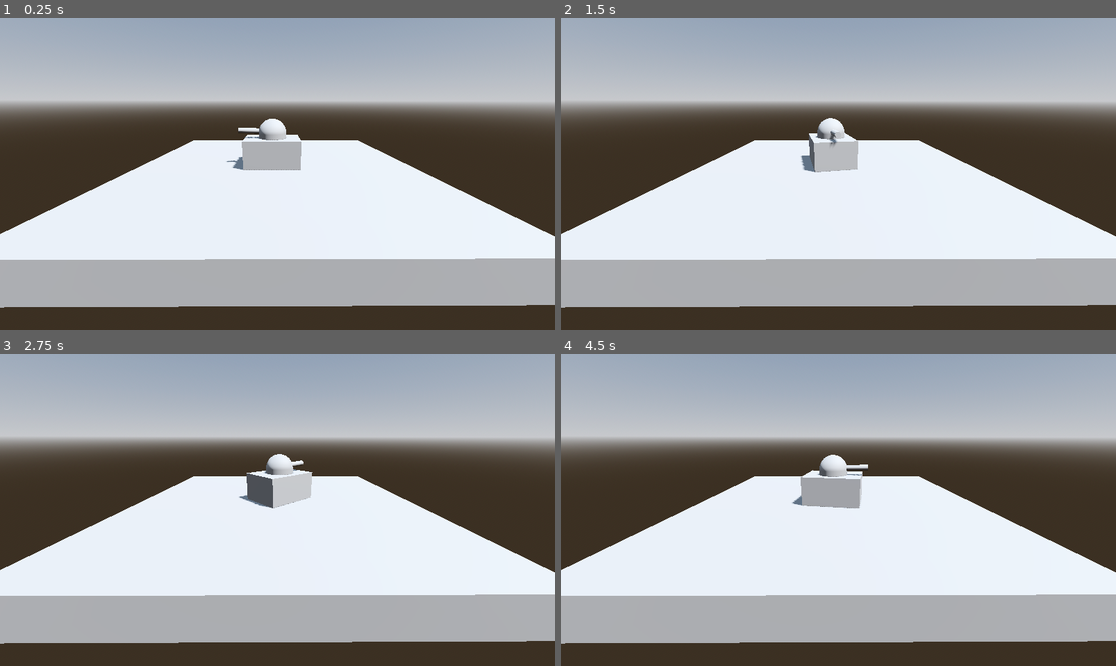
Above: before the commit, frames 1-4 (two rows, left to right).
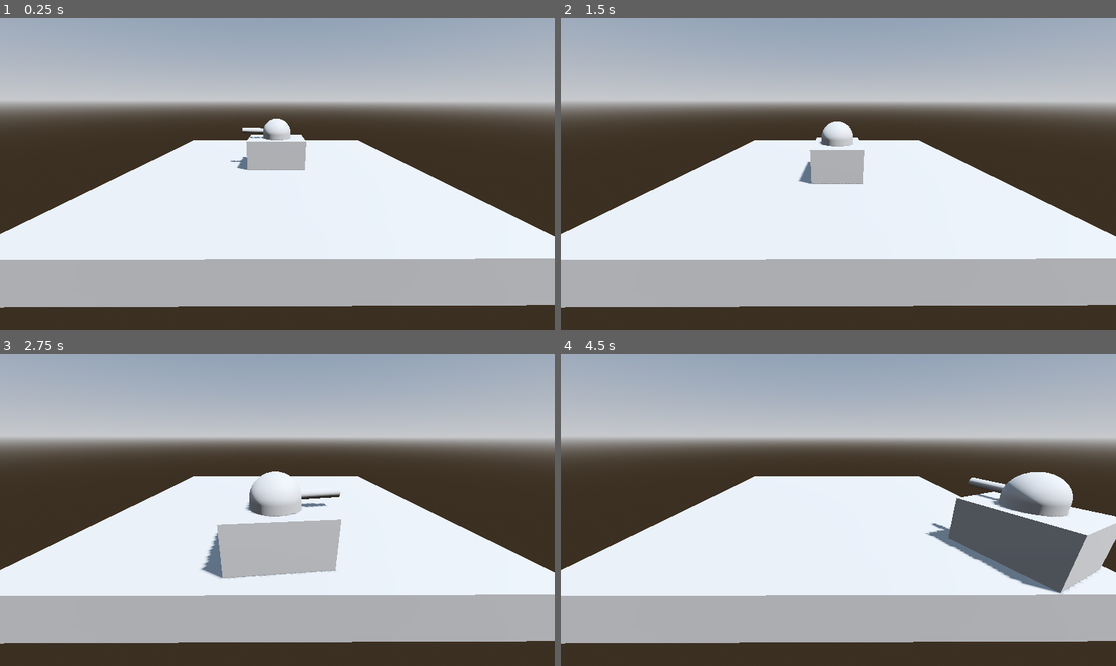
Above: after the commit, the same moments.

Repository: MrBocch/godot_tanks
Game: Godot game, scene res://level.tscn
Two runs of this game, one before a commit and one after it. Both use one fixed random seed, a clock stepped at 60 frames per second and the inputs below. The project has no main scene, so this scene is started directly.
Inputs:
- Up to frame 1 (0.25 s): no input
- Up to frame 2 (1.5 s): hold Right (ui_right) 0.53-1.28 s; hold Down (ui_down) from 1.28 s (still down)
- Up to frame 3 (2.75 s): release Down (ui_down) at 2.03 s; hold Right (ui_right) from 2.03 s (still down)
- Up to frame 4 (4.5 s): release Right (ui_right) at 2.78 s; hold Up (ui_up) 2.78-3.53 s; hold Left (ui_left) from 3.53 s (still down)

The runs differ from the first frame. In frame 1, 0.4% of the frame differs, in the area x 40-56%, y 32-49%; in frame 2, 1.1%; in frame 3, 5.6%; in frame 4, 9.5%, in the area x 41-100%, y 32-77%.

Commit message:
tank movement code done

Diff:
--- a/level.tscn
+++ b/level.tscn
@@ -22,6 +22,7 @@
 size = Vector3(10, 1, 10)
 
 [node name="level" type="Node3D"]
+transform = Transform3D(1, -3.48787e-16, 3.48787e-16, 3.48787e-16, 1, -3.48787e-16, -3.48787e-16, 3.48787e-16, 1, 0, 0, 0)
 
 [node name="DirectionalLight3D" type="DirectionalLight3D" parent="."]
 transform = Transform3D(-0.866025, -0.433013, 0.25, 0, 0.5, 0.866025, -0.5, 0.75, -0.433013, 0, 0, 0)
--- a/project.godot
+++ b/project.godot
@@ -11,6 +11,7 @@
 [application]
 
 config/name="tanks"
+config/tags=PackedStringArray("project")
 config/features=PackedStringArray("4.2", "Forward Plus")
 config/icon="res://icon.svg"
 
--- a/tank.gd
+++ b/tank.gd
@@ -1,21 +1,23 @@
 extends Node3D
 
-
+@export var SPEED = 5.0
+@export var TURN_RADIUS = deg_to_rad(2.0)
 # Called when the node enters the scene tree for the first time.
 func _ready():
-	print("hi")
 	pass # Replace with function body.
 
 
 # Called every frame. 'delta' is the elapsed time since the previous frame.
 func _process(delta):
 	if Input.is_action_pressed("ui_left"):
-		self.rotation.y += 0.1
+		self.rotation.y += TURN_RADIUS
 	elif Input.is_action_pressed("ui_right"):
-		self.rotation.y -= 0.1
+		self.rotation.y -= TURN_RADIUS
 
-	# how do i make it so that the tank
-	# only "moves forward" as in, the
-	# place its facing in?
-	var forward = global_transform.basis.z.normalized()
-	translate(forward * 0.01)
+	# trigonometry is my friend
+	if Input.is_action_pressed("ui_up"):
+		self.position.x += sin(self.rotation.y) * SPEED * delta
+		self.position.z += cos(self.rotation.y) * SPEED * delta
+	if Input.is_action_pressed("ui_down"):
+		self.position.x -= sin(self.rotation.y) * SPEED * delta
+		self.position.z -= cos(self.rotation.y) * SPEED * delta
